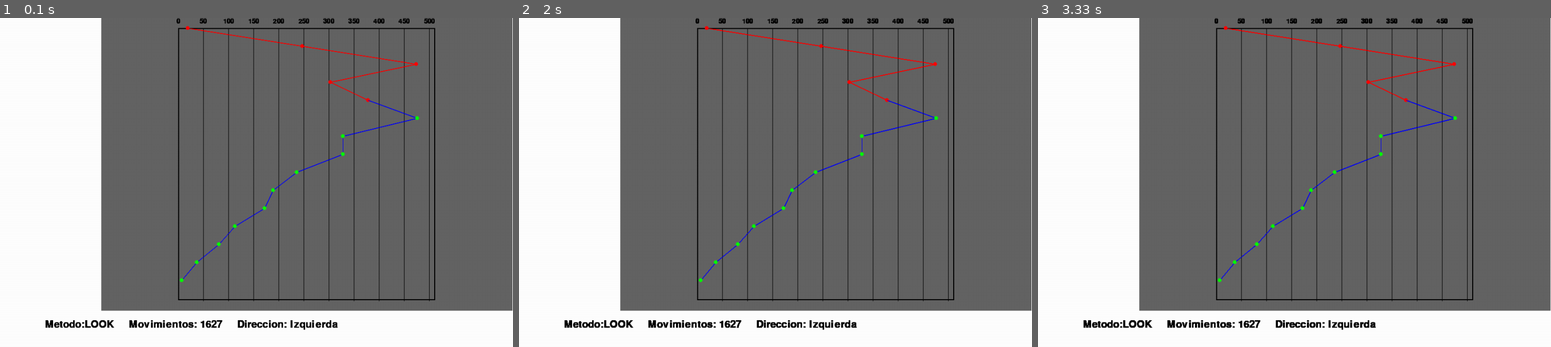
Above: before the commit, frames 1-3 (left to right).
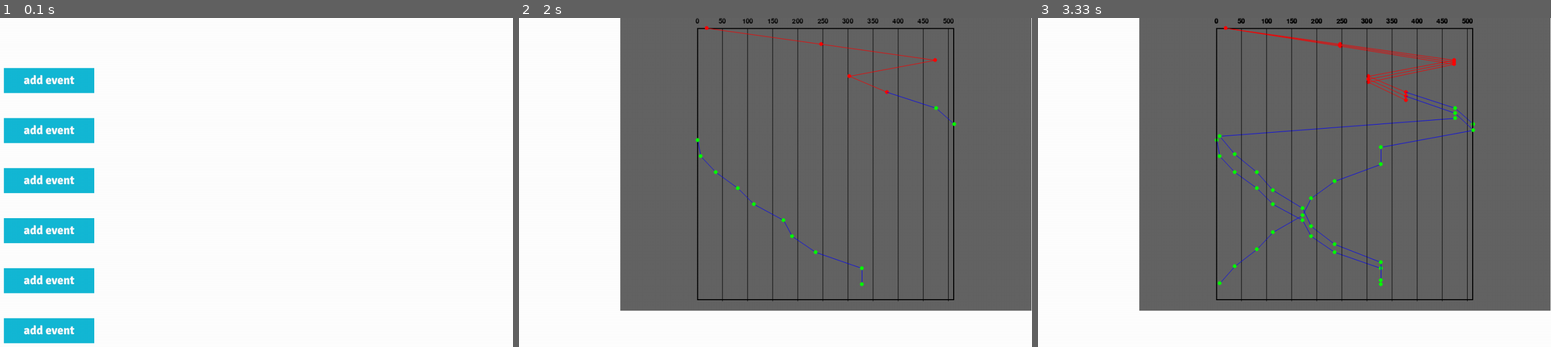
Above: after the commit, the same moments.

Repository: farfanoide/simuladorHDD
Game: pygame game, started from classTest.py
Same seed, same stepped clock (60 frames per second), same inputs: the game is played once before the commit and once after it. The source is Python 2; it was converted automatically to run under Python 3.
Inputs (mouse positions are in pixels of both pictures, inside the frame that each line leads up to):
- Up to frame 1 (0.1 s): no input
- Up to frame 2 (2 s): press the mouse at (775, 215) at 0.37 s; move the mouse to (713, 205) at 0.47 s; release the mouse at (652, 195) at 0.6 s; click (590, 182) at 1.72 s
- Up to frame 3 (3.33 s): press the mouse at (1109, 182) at 2.53 s; move the mouse to (1104, 149) at 2.63 s; release the mouse at (1099, 116) at 2.77 s; click (1125, 228) at 2.88 s

The runs differ from the first frame. In frame 1, 80% of the frame differs, in the area x 0-100%, y 0-99%; in frame 2, 2.0%; in frame 3, 2.6%.

Commit message:
some blit still missing... help us find itgc 'some blit still missing... help us find it!!! he/'s name is olorin'! he/'s name is olorin

Diff:
--- a/classTest.py
+++ b/classTest.py
@@ -18,17 +18,34 @@
 lote = Simulator()
 lote.random_list(15)
 lote.add_random_pf(5)
-button = BaseButton(lote, "executeLOOK", (10,10), "gui/img/button_small.png")
-# button = BaseButton(lote, "executeCLOOK", (100,100), "gui/img/button_small.png")
-# screen.blit(button.img, button.rect)
+
+button = BaseButton(lote, (10,100), "executeLOOK", "gui/img/button_small.png")
+button2 = BaseButton(lote, (10,200), "executeCLOOK","gui/img/button_small.png")
+button3 = BaseButton(lote, (10,300), "executeCSCAN","gui/img/button_small.png")
+button4 = BaseButton(lote, (10,400), "executeSCAN","gui/img/button_small.png")
+button5 = BaseButton(lote, (10,500), "executeFCFS","gui/img/button_small.png")
+button6 = BaseButton(lote, (10,600), "executeSSTF","gui/img/button_small.png")
+buttons = []
+buttons.append(button)
+buttons.append(button2)
+buttons.append(button3)
+buttons.append(button4)
+buttons.append(button5)
+buttons.append(button6)
 # screen.blit(button2.img, button2.rect)
 
 #creamos superficie grafico
 g = ScreenAlgorithms((1024,702),black,lote)
 screen.blit(g.graphic_screen,(0,0))
+screen.blit(button.img, button.pos)
+screen.blit(button2.img, button2.pos)
+screen.blit(button3.img, button3.pos)
+screen.blit(button4.img, button4.pos)
+screen.blit(button5.img, button5.pos)
+screen.blit(button6.img, button6.pos)
 # g.print_leyends('SSTF','345', True)
-# g.print_graphic()
 # g.print_reqs_attended()
+cursor = BaseButton(lote,(10,10))
 
 clock = pygame.time.Clock()
 pygame.display.flip()
@@ -38,26 +55,36 @@
     for event in pygame.event.get():
         # print event
         if event.type == pygame.MOUSEBUTTONUP:
-          pos = pygame.mouse.get_pos()
+          x,y = pygame.mouse.get_pos()
+          cursor.rect.x = x
+          cursor.rect.y = y
+          for button in buttons:
+              if button.clicked(cursor):
+                print button.img.get_clip()
+                results = button.executeAction()
+                print results
+                reqs = results[0][0]
+                movs = str(results[0][1])
+                dire = results[0][2]
+                g.print_graphic(reqs)
+                screen.blit(g.graphic_screen,(0,0))
+                print button.action
+          # for button in
+
           # for button in menu.buttons:
           #   if button.img.get_rect().collidepoint(pos):
                   # print button.executeAction()
           # if button.img.get_rect().collidepoint(pos):
             # n = Button()
             # screen.blit(n.img, (200,200))
-        results = button.executeAction()
-        print results
-        reqs = results[0][0]
-        movs = str(results[0][1])
-        dire = results[0][2]
+        # results = button.executeAction()
 
-        g.print_graphic(reqs)
-        g.print_leyends(results[1], movs, dire)
+        # g.print_graphic(reqs)
+        # g.print_leyends(results[1], movs, dire)
             # print button2.executeAction()
 
 
-        screen.blit(g.graphic_screen,(0,0))
-        pygame.display.flip()
+        # pygame.display.flip()
         if event.type == pygame.QUIT:
             run = False
         #faster dubugging
--- a/gui/buttons.py
+++ b/gui/buttons.py
@@ -1,15 +1,27 @@
 import pygame
+
 from pygame.locals import *
 
-class BaseButton():
+class BaseButton(pygame.sprite.Sprite):
 
 
-    def __init__(self, obj_class, action, pos, img='img/button_small.png'):
+    def __init__(self, obj_class, pos, action="", img='gui/img/button_small.png'):
+        pygame.sprite.Sprite.__init__(self)
+        self.pos = pos
+        print self.pos
         self.img = pygame.image.load(img)
-        # self.img_active = img_act
-        self.rect = (pos[0], pos[1], self.img.get_width(), self.img.get_height())
+        # self.rect = (pos[0], pos[1], self.img.get_width(), self.img.get_height())
+        self.rect = self.img.get_rect()
+        self.rect.x = pos[0]
+        self.rect.y = pos[1]
         self.obj_class = obj_class
         self.action = action
+
+    def clicked(self, rect):
+        if pygame.sprite.collide_rect(self, rect):
+            return True
+        else:
+            return False
 
     def executeAction(self):
         action = getattr(self.obj_class, self.action)
